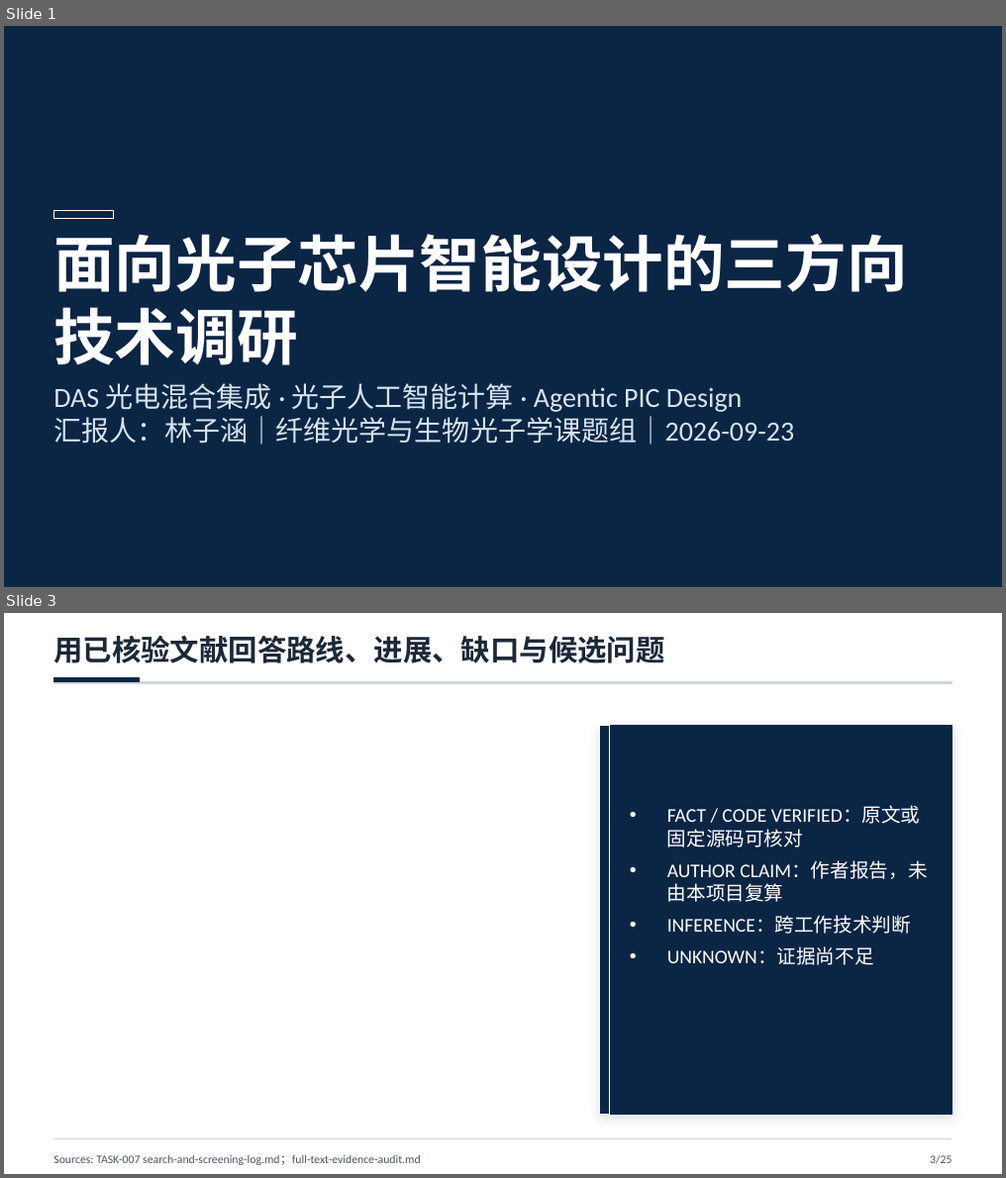
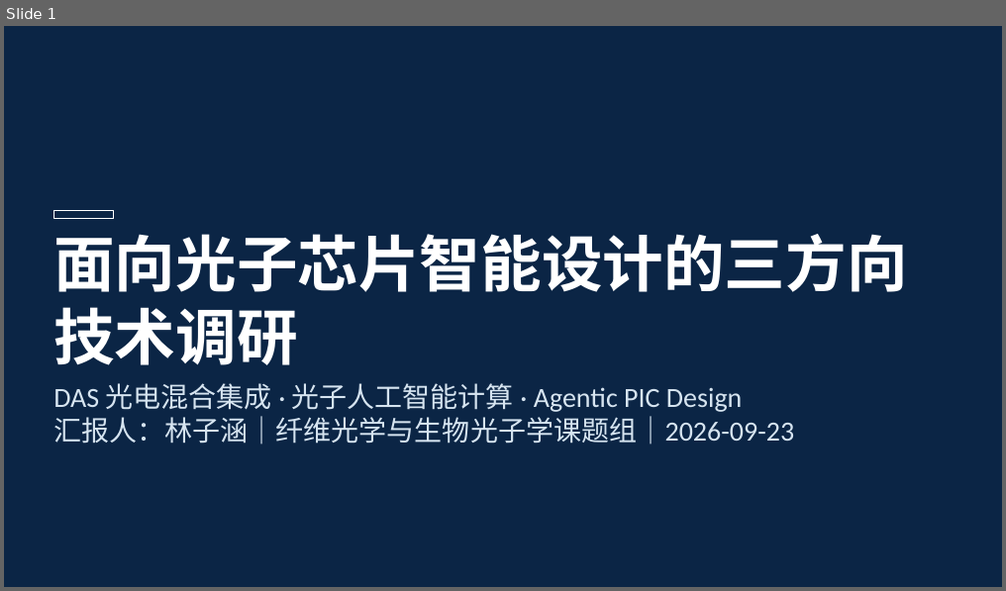
Before and after one commit to LlewynDavis/PIC_Harness_Research, a slide deck: presentations/task-008-group-meeting/TASK-008-组会调研优化版.pptx. Shown one above the other, each under a label of ours: slides 1 and 3 before the commit, slide 1 after it; the slides between them are not shown. The pictures are 1006x1178 and 1006x591 pixels, drawn with LibreOffice and Linux fonts; fonts in the diff are those of the drawing. Boxes give left, top, right and bottom in pixels: in the first picture for what was removed or moved away, otherwise in the second. Text is boxed around its words. In the diff, an @@ line names an element or a change of style, - is before the commit and + after.

Commit message:
docs: strengthen TASK-008 group meeting diagrams

```diff
--- a/presentations/task-008-group-meeting/TASK-008-组会调研优化版.pptx
+++ b/presentations/task-008-group-meeting/TASK-008-组会调研优化版.pptx
@@ slide 3 removed at bbox=[4, 613, 1002, 1174], background #FFFFFF @@
@@ text removed at bbox=[54, 636, 664, 663] @@
-用已核验文献回答路线、进展、缺口与候选问题
@@ rectangle removed at bbox=[54, 682, 952, 684] @@
@@ rectangle removed at bbox=[54, 678, 139, 682] @@
@@ rectangle removed at bbox=[600, 726, 952, 1115] @@
@@ rectangle removed at bbox=[600, 726, 610, 1115] @@
@@ text removed at bbox=[667, 806, 927, 965] @@
-• FACT / CODE VERIFIED：原文或固定源码可核对
-• AUTHOR CLAIM：作者报告，未由本项目复算
-• INFERENCE：跨工作技术判断
-• UNKNOWN：证据尚不足
@@ rectangle removed at bbox=[54, 1138, 952, 1140] @@
@@ text removed at bbox=[54, 1156, 421, 1165] @@
-Sources: TASK-007 search-and-screening-log.md；full-text-evidence-audit.md
@@ text removed at bbox=[930, 1156, 951, 1164] @@
-3/25
```
Also in this commit, not shown: 5 slides changed, 8 slides added, 18 other slides removed, 24 other files.
